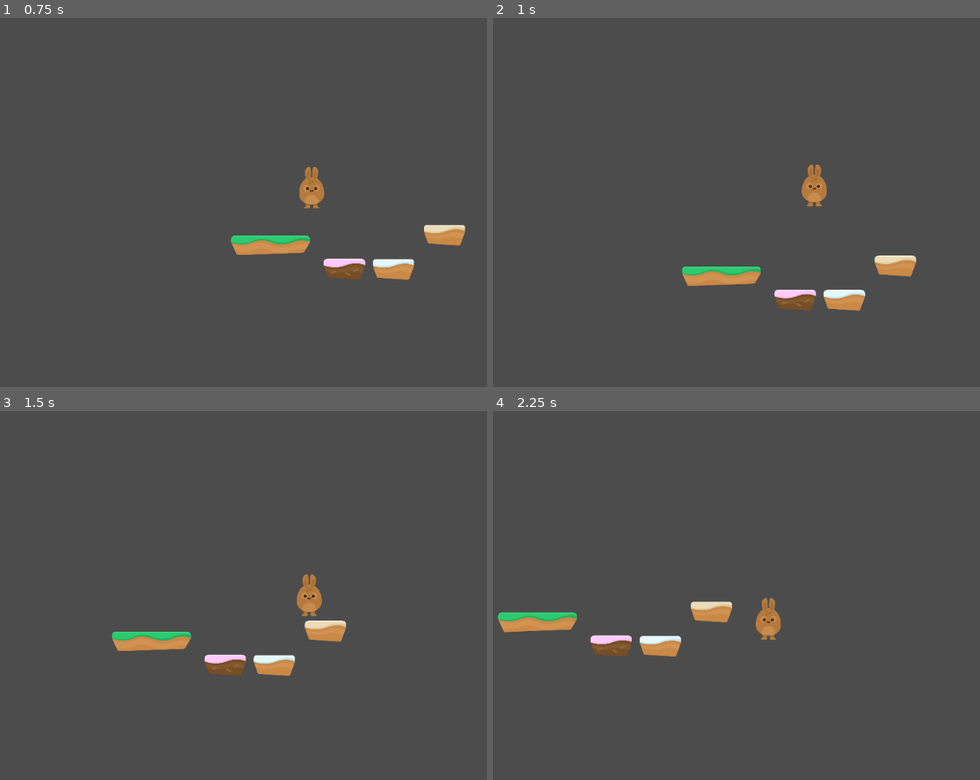
Above: before the commit, frames 1-4 (two rows, left to right).
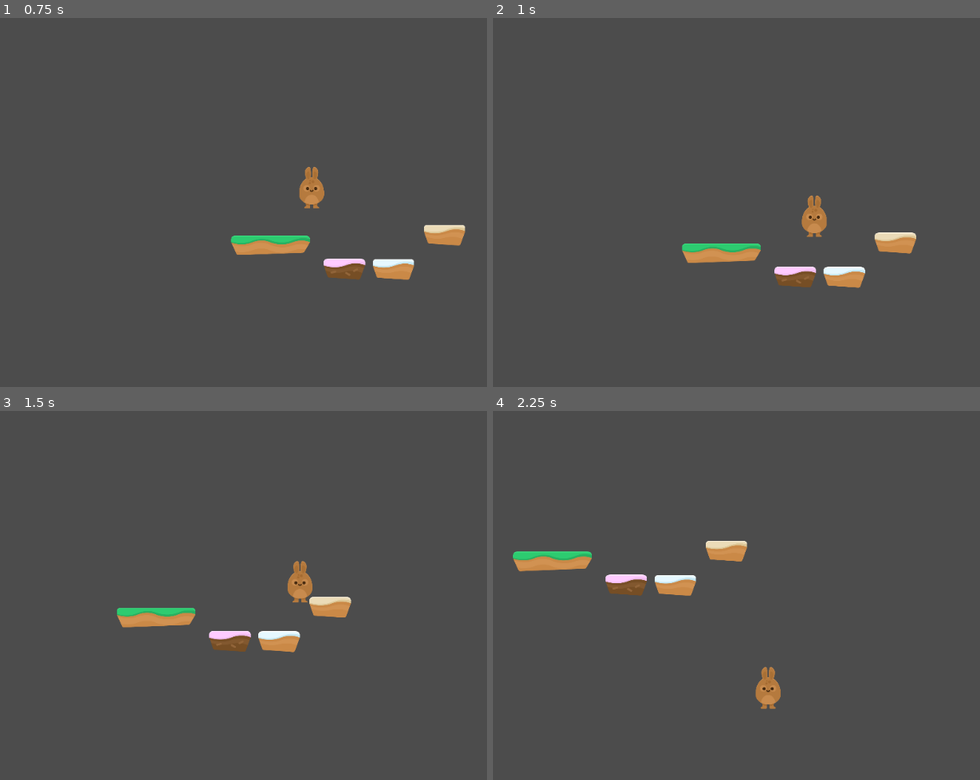
Above: after the commit, the same moments.

Repository: yu6940/bunnyjump
Game: Godot game, scene res://Scenes/Levels/Level1.tscn
Same seed, same stepped clock (60 frames per second), same inputs: the game is played once before the commit and once after it.
Inputs:
- Up to frame 1 (0.75 s): hold D (right) from 0.53 s (still down); tap W (jump) at 0.6 s
- Up to frame 2 (1 s): keep holding D (right); tap W (jump) at 0.77 s
- Up to frame 3 (1.5 s): keep holding D (right); tap W (jump) at 1.07, 1.35 s
- Up to frame 4 (2.25 s): tap W (jump) at 1.52, 1.82, 2.1 s; release D (right) at 2.03 s; hold A (left) from 2.03 s (still down)

Frame 1 is identical in both runs. In frame 2, 4.8% of the frame differs, in the area x 38-87%, y 39-80%; in frame 3, 4.6%; in frame 4, 5.0%, in the area x 0-60%, y 35-81%.

Commit message:
jump

Diff:
--- a/Player/Player.gd
+++ b/Player/Player.gd
@@ -28,12 +28,11 @@
 		motion.x = 0
 
 func JUMP():
-	if jump_count < 1 : #เป็นการทำให้กระโดดได้มากกว่า 1 ครั้ง
+	if is_on_floor(): #เป็นการทำให้กระโดดได้มากกว่า 1 ครั้ง
 
 		if Input.is_action_just_pressed("jump"):
 			motion.y = -JUMP
-			jump_count = jump_count + 1
-	if is_on_floor():#จะกระโดดอีกครั้ง เมื่ออยู่บนพื้นเท่านั้น
-		jump_count = 0
+
+
 	#else:
 		#motion.y = 700 #ไม่จำเป็นต้องใสelse่ เพราะมีmotion.yข้างบนแล้ว
